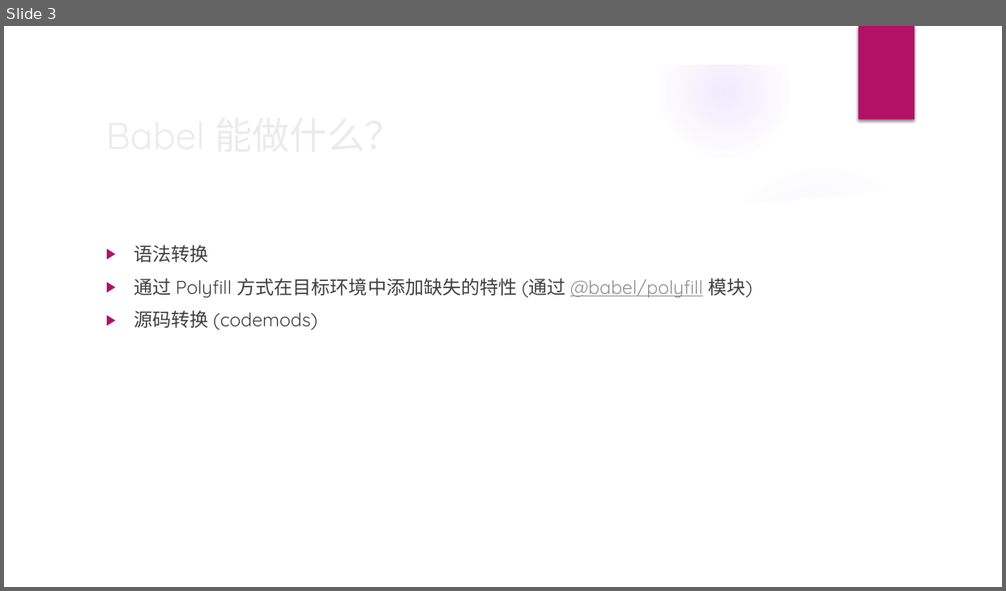
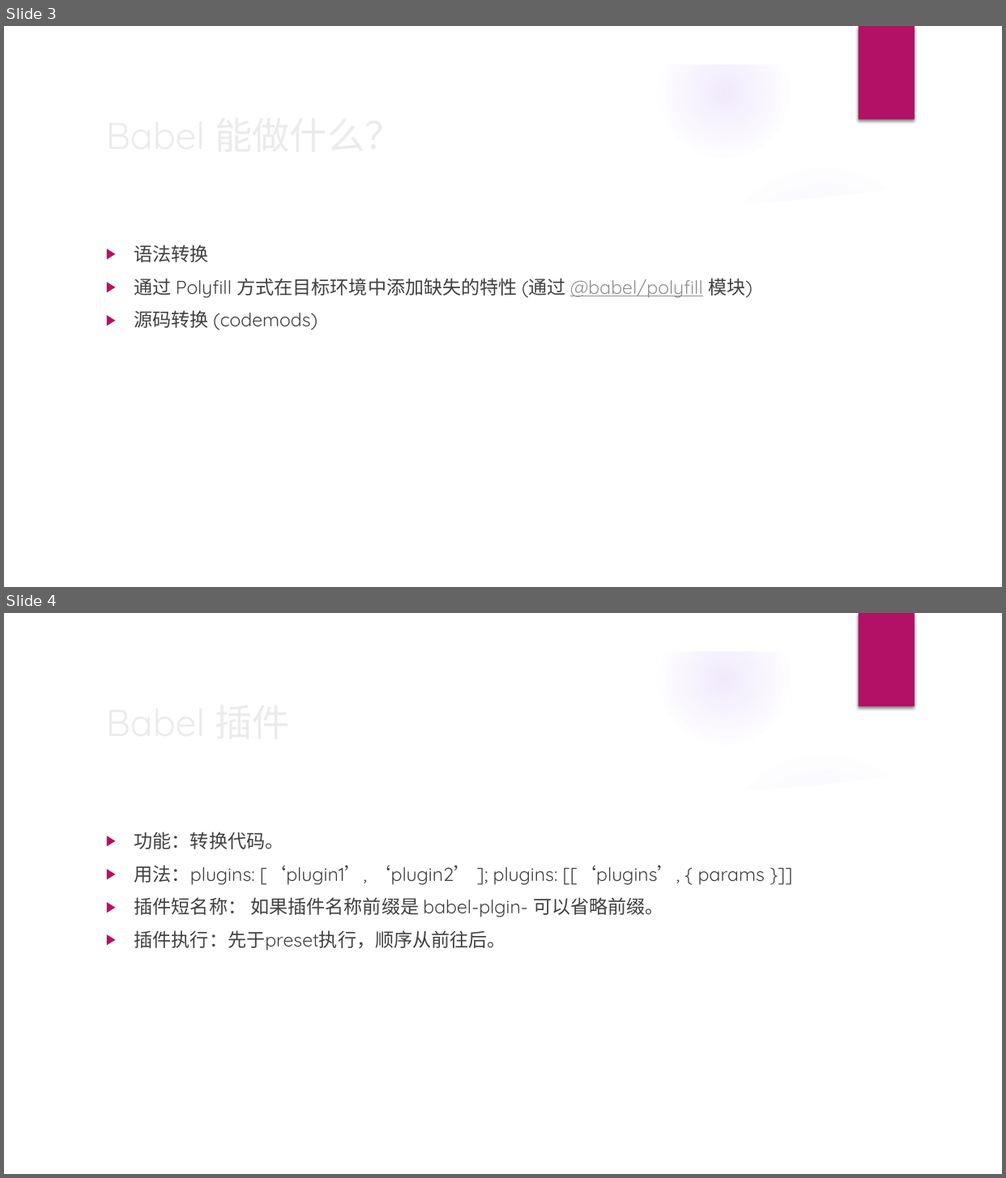
Before and after one commit to jiangyanghe/babel-lesson, a slide deck: babel.pptx. Shown one above the other, each under a label of ours: slide 3 before the commit, slides 3 and 4 after it. The pictures are 1006x591 and 1006x1178 pixels, drawn with LibreOffice and Linux fonts; fonts in the diff are those of the drawing; background and template pictures are left out. Boxes give left, top, right and bottom in pixels: in the first picture for what was removed or moved away, otherwise in the second. Text is boxed around its words. In the diff, an @@ line names an element or a change of style, - is before the commit and + after.

```diff
--- a/babel.pptx
+++ b/babel.pptx
@@ slide 4 added at box(4, 613, 1002, 1174), background picture (left out); not listed: 9 template elements that a slide beside it also shows @@
@@ title added at box(98, 692, 816, 750), 36 pt, text #EBEBEB @@
+Babel 插件
@@ text added at box(134, 832, 765, 951), 18 pt, text #404040 @@
+▶ 功能：转换代码。
+▶ 用法：plugins: [‘plugin1’, ‘plugin2’ ]; plugins: [[‘plugins’, { params }]]
+▶ 插件短名称： 如果插件名称前缀是 babel-plgin- 可以省略前缀。
+▶ 插件执行：先于preset执行，顺序从前往后。
```
Also in this commit, not shown: 1 other slide added, 9 other files.
